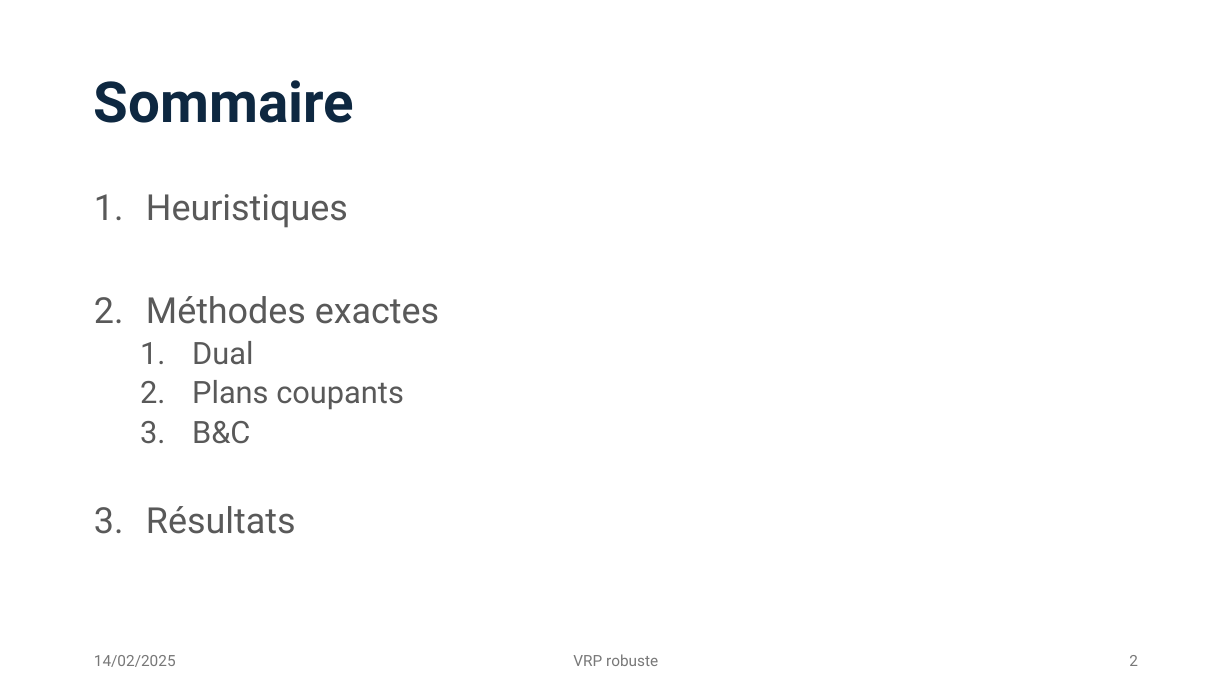
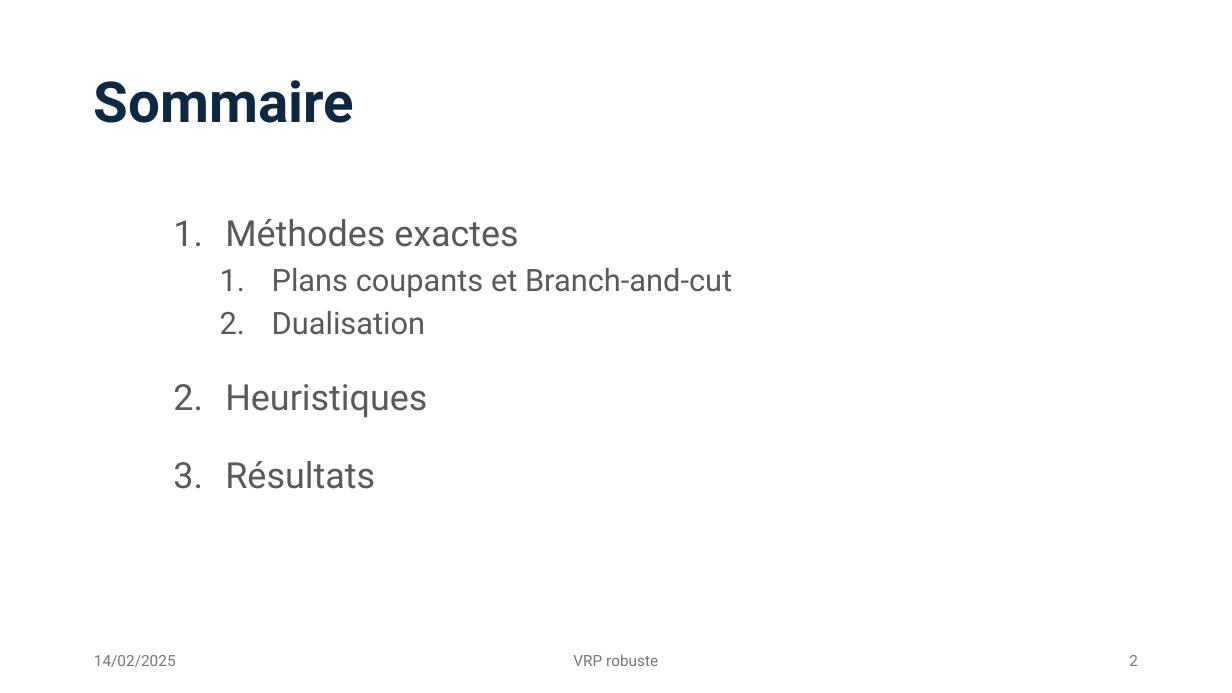
Before and after one commit to Darthkiller2Jr/projet_mpro, a slide deck: slide 2 of Présentation Projet.pptx. Drawn at 1232x693 pixels with LibreOffice and Linux fonts; fonts in the diff are those of the drawing. Boxes give left, top, right and bottom in pixels: in the first picture for what was removed or moved away, otherwise in the second. Text is boxed around its words. In the diff, an @@ line names an element or a change of style, - is before the commit and + after.

```diff
--- a/Présentation Projet.pptx
+++ b/Présentation Projet.pptx
@@ text "Méthodes exactes": place and size @@
-text "Méthodes exactes" at (146, 194, 439, 534)
+text "Méthodes exactes" at (225, 219, 732, 489)
@@ text at (225, 219, 732, 335): paragraphs added @@
+1. Méthodes exactes
+  1. Plans coupants et Branch-and-cut
+  2. Dualisation
@@ text at (146, 296, 439, 444): paragraphs removed @@
-2. Méthodes exactes
-  1. Dual
-  2. Plans coupants
-  3. B&C
@@ text at (225, 384, 427, 489): line spacing 0.9 to 1.5 @@
```
Also in this commit, not shown: 3 other slides changed, 2 slides added.
